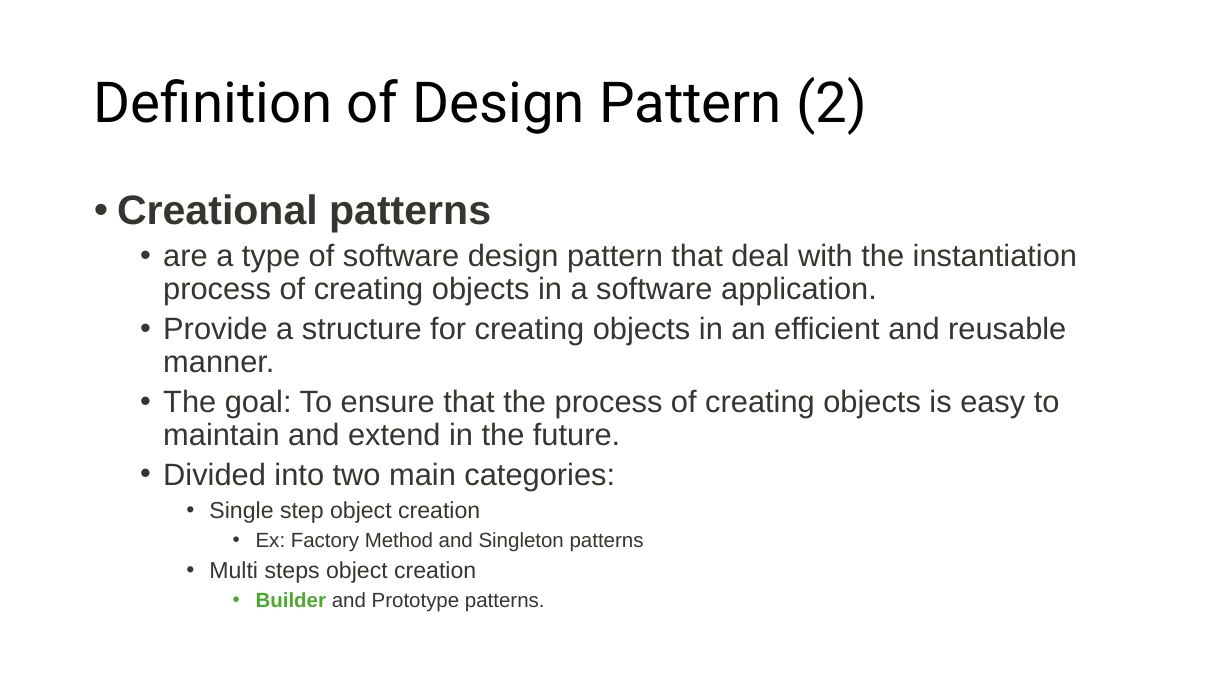
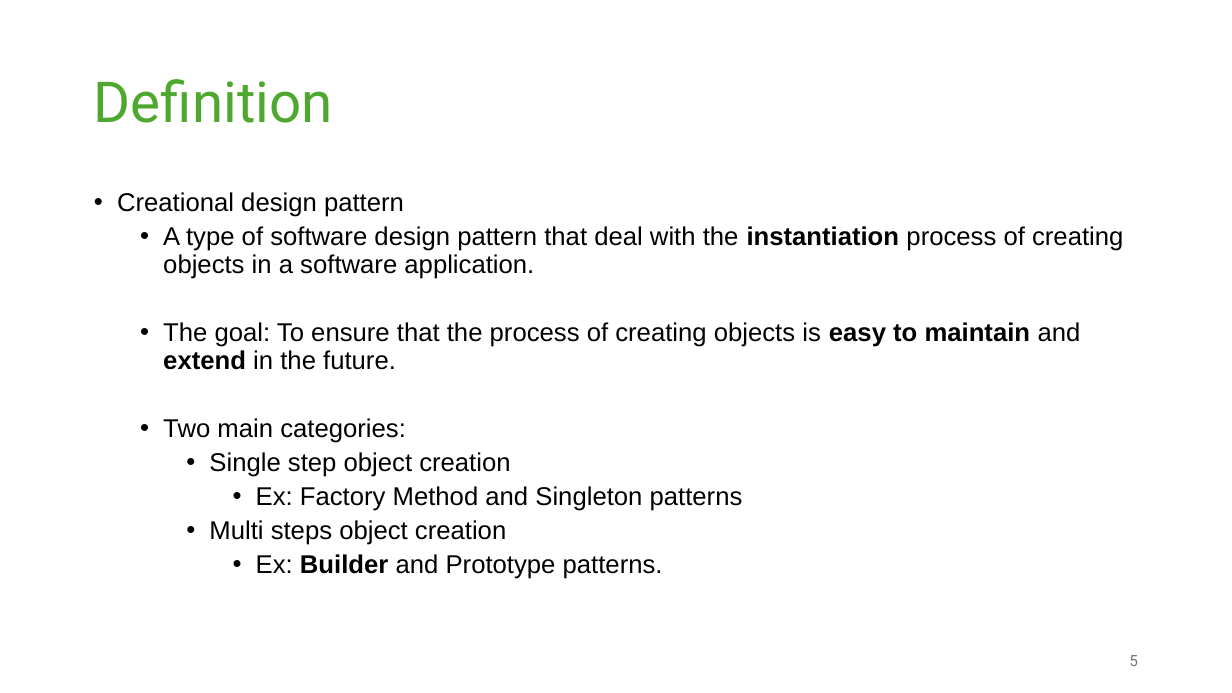
Before and after one commit to yudharisandy/Bootcamp-Formulatrix-CSharp, a slide deck: slide 5 of Day 20/Design Pattern Project/[Yudha] Design Pattern Project.pptx. Drawn at 1232x693 pixels with LibreOffice and Linux fonts; fonts in the diff are those of the drawing. Boxes give left, top, right and bottom in pixels: in the first picture for what was removed or moved away, otherwise in the second. Text is boxed around its words. In the diff, an @@ line names an element or a change of style, - is before the commit and + after.

Commit message:
doc: add design pattern

```diff
--- a/Day 20/Design Pattern Project/[Yudha] Design Pattern Project.pptx
+++ b/Day 20/Design Pattern Project/[Yudha] Design Pattern Project.pptx
@@ title at <box>94,79,333,123</box>: text changed; text colour #000000 to #4EA72E @@
-Definition of Design Pattern (2)
+Definition
@@ text at <box>117,192,1123,279</box>: text changed; size 24 to 20 pt; text colour #37352F to #000000 @@
-• Creational patterns
-  • are a type of software design pattern that deal with the instantiation process of creating objects in a software application.
-  • Provide a structure for creating objects in an efficient and reusable manner.
+• Creational design pattern
+  • A type of software design pattern that deal with the instantiation process of creating objects in a software application.
@@ text at <box>163,322,1081,545</box>: size 24 to 20 pt in "The goal: To ensure that the process ..."; text colour #37352F to #000000 in "The goal: To ensure that the process ...", "Single step object creation", "Ex: Factory Method and Singleton patterns", "Multi steps object creation"; bold on in "easy to maintain extend"; size 18 to 20 pt in "Single step object creation", "Multi steps object creation"; size 16 to 20 pt in "Ex: Factory Method and Singleton patterns" @@
@@ text at <box>163,418,406,443</box>: text changed; size 24 to 20 pt; text colour #37352F to #000000 @@
-  • Divided into two main categories:
+  • Two main categories:
@@ text at <box>256,554,663,579</box>: text changed; size 16 to 20 pt; text colour #37352F to #000000 @@
-      • Builder and Prototype patterns.
+      • Ex: Builder and Prototype patterns.
@@ page number added at <box>1129,655,1138,666</box>, 12 pt, text #797979 @@
+5
```
Also in this commit, not shown: 12 other slides changed, 10 slides added, 2 slides removed, 16 other files.
